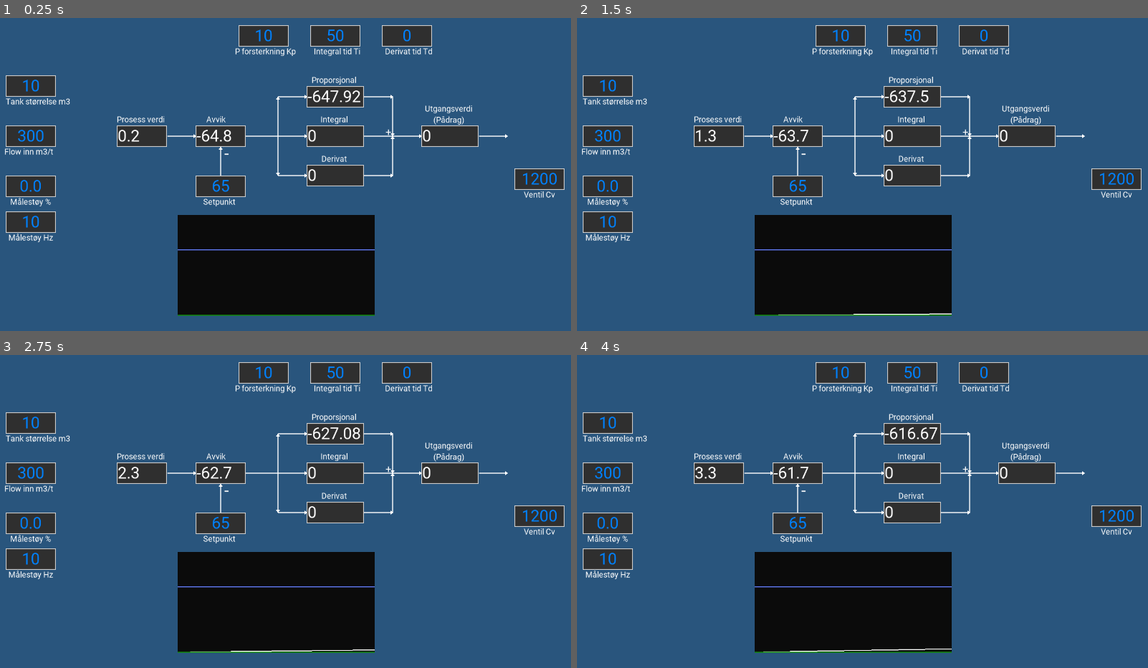
Above: before the commit, frames 1-4 (two rows, left to right).
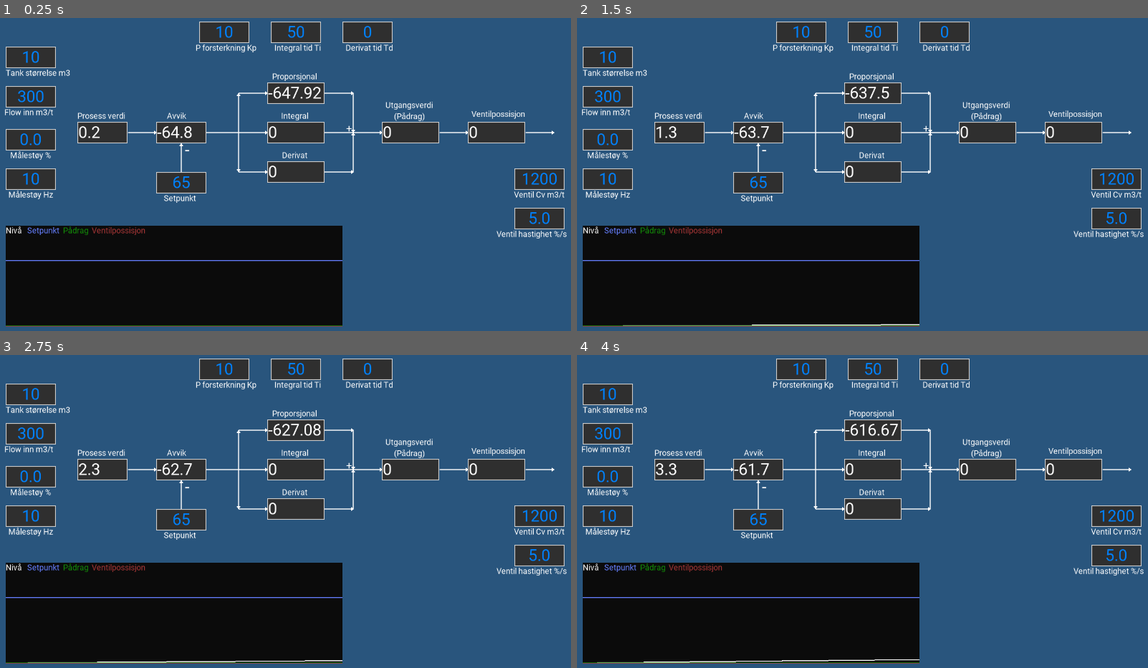
Above: after the commit, the same moments.

Repository: Keroflux/PIDsimulator
Game: Godot game, scene res://PIDsim.tscn
Same seed, same stepped clock (60 frames per second), same inputs: the game is played once before the commit and once after it.
Inputs:
- Up to frame 1 (0.25 s): no input
- Up to frame 2 (1.5 s): no input
- Up to frame 3 (2.75 s): no input
- Up to frame 4 (4 s): no input

The runs differ from the first frame. In frame 1, 30% of the frame differs, in the area x 0-100%, y 1-99%; in frame 2, 30%; in frame 3, 30%; in frame 4, 30%.

Commit message:
Lagt til ventil og ventilhastighet

Diff:
--- a/Derivat.gd
+++ b/Derivat.gd
@@ -9,8 +9,9 @@
 
 func _physics_process(delta: float) -> void:
 	utgangsverdi = ((avvik - forrige_avvik) / delta) * Td * Kp
+	forrige_avvik = avvik
+
 	text = str(stepify(utgangsverdi, 0.01))
-	forrige_avvik = avvik
 
 
 func _on_Td_text_entered(new_text):
--- a/Integral.gd
+++ b/Integral.gd
@@ -17,6 +17,7 @@
 		if ventil.utgang < 99.9 and ventil.utgang > 0.1:
 			utgangsverdi = (utgangsverdi + (avvik * delta * (Kp/Ti)))
 			utgangsverdi = clamp(utgangsverdi, 0, 100)
+
 	text = str(stepify(utgangsverdi, 0.01))
 
 
--- a/Node2D.gd
+++ b/Node2D.gd
@@ -3,16 +3,18 @@
 var lt
 var sp
 var utgang
+var ventil
 
 
 func _ready():
-	lt = get_parent().get_parent().get_node("ProsessVerdi")
-	sp = get_parent().get_parent().get_node("Setpunkt")
-	utgang = get_parent().get_parent().get_node("Pådrag")
+	lt = get_parent().get_node("ProsessVerdi")
+	sp = get_parent().get_node("Setpunkt")
+	utgang = get_parent().get_node("Pådrag")
+	ventil = get_parent().get_node("Ventil")
 
 
 func read_trend():
-	var a = [lt.prosess_verdi, sp.setpunkt, utgang.utgang]
+	var a = [lt.prosess_verdi, sp.setpunkt, utgang.utgang, ventil.ventilpossisjon]
 	return a
 
 
--- a/Node2D.tscn
+++ b/Node2D.tscn
@@ -13,7 +13,7 @@
 [node name="Trend" type="ColorRect" parent="."]
 margin_left = 208.0
 margin_top = 336.0
-margin_right = 648.0
+margin_right = 960.0
 margin_bottom = 560.0
 color = Color( 0.0470588, 0.0470588, 0.0470588, 1 )
 script = ExtResource( 3 )
--- a/PIDsim.tscn
+++ b/PIDsim.tscn
@@ -9,7 +9,9 @@
 [ext_resource path="res://Derivat.gd" type="Script" id=7]
 [ext_resource path="res://Pådrag.gd" type="Script" id=8]
 [ext_resource path="res://PIDsim.gd" type="Script" id=9]
-[ext_resource path="res://Node2D.tscn" type="PackedScene" id=10]
+[ext_resource path="res://Trend.gd" type="Script" id=10]
+[ext_resource path="res://Ventil.gd" type="Script" id=11]
+[ext_resource path="res://Node2D.gd" type="Script" id=12]
 
 [sub_resource type="DynamicFont" id=2]
 size = 36
@@ -44,10 +46,10 @@
 [node name="ProsessVerdi" type="Label" parent="."]
 anchor_right = 1.0
 anchor_bottom = 1.0
-margin_left = 264.0
-margin_top = 240.0
-margin_right = 376.0
-margin_bottom = 288.0
+margin_left = 176.0
+margin_top = 232.0
+margin_right = 288.0
+margin_bottom = 280.0
 custom_fonts/font = SubResource( 2 )
 custom_styles/normal = SubResource( 3 )
 text = "65"
@@ -71,10 +73,10 @@
 [node name="Avvik" type="Label" parent="."]
 anchor_right = 1.0
 anchor_bottom = 1.0
-margin_left = 440.0
-margin_top = 240.0
-margin_right = 552.0
-margin_bottom = 288.0
+margin_left = 352.0
+margin_top = 232.0
+margin_right = 464.0
+margin_bottom = 280.0
 custom_fonts/font = SubResource( 2 )
 custom_styles/normal = SubResource( 3 )
 text = "65"
@@ -137,10 +139,10 @@
 [node name="Setpunkt" type="LineEdit" parent="."]
 anchor_right = 1.0
 anchor_bottom = 1.0
-margin_left = 440.0
-margin_top = 352.0
-margin_right = 552.0
-margin_bottom = 400.0
+margin_left = 352.0
+margin_top = 344.0
+margin_right = 464.0
+margin_bottom = 392.0
 custom_colors/font_color = Color( 0, 0.513726, 1, 1 )
 custom_fonts/font = SubResource( 7 )
 custom_styles/normal = SubResource( 3 )
@@ -167,10 +169,10 @@
 [node name="Proporsjonal" type="Label" parent="."]
 anchor_right = 1.0
 anchor_bottom = 1.0
-margin_left = 688.0
-margin_top = 152.0
-margin_right = 816.0
-margin_bottom = 200.0
+margin_left = 600.0
+margin_top = 144.0
+margin_right = 728.0
+margin_bottom = 192.0
 custom_fonts/font = SubResource( 2 )
 custom_styles/normal = SubResource( 3 )
 text = "65"
@@ -207,10 +209,10 @@
 [node name="Integral" type="Label" parent="."]
 anchor_right = 1.0
 anchor_bottom = 1.0
-margin_left = 688.0
-margin_top = 240.0
-margin_right = 816.0
-margin_bottom = 288.0
+margin_left = 600.0
+margin_top = 232.0
+margin_right = 728.0
+margin_bottom = 280.0
 custom_fonts/font = SubResource( 2 )
 custom_styles/normal = SubResource( 3 )
 text = "65"
@@ -238,10 +240,10 @@
 [node name="Derivat" type="Label" parent="."]
 anchor_right = 1.0
 anchor_bottom = 1.0
-margin_left = 688.0
-margin_top = 328.0
-margin_right = 816.0
-margin_bottom = 376.0
+margin_left = 600.0
+margin_top = 320.0
+margin_right = 728.0
+margin_bottom = 368.0
 custom_fonts/font = SubResource( 2 )
 custom_styles/normal = SubResource( 3 )
 text = "65"
@@ -277,10 +279,10 @@
 [node name="Pådrag" type="Label" parent="."]
 anchor_right = 1.0
 anchor_bottom = 1.0
-margin_left = 944.0
-margin_top = 240.0
-margin_right = 1072.0
-margin_bottom = 288.0
+margin_left = 856.0
+margin_top = 232.0
+margin_right = 984.0
+margin_bottom = 280.0
 custom_fonts/font = SubResource( 2 )
 custom_styles/normal = SubResource( 3 )
 text = "65"
@@ -312,13 +314,43 @@
 align = 1
 valign = 1
 
+[node name="Ventil" type="Label" parent="."]
+anchor_right = 1.0
+anchor_bottom = 1.0
+margin_left = 1048.0
+margin_top = 232.0
+margin_right = 1176.0
+margin_bottom = 280.0
+custom_fonts/font = SubResource( 2 )
+custom_styles/normal = SubResource( 3 )
+text = "65"
+valign = 1
+script = ExtResource( 11 )
+
+[node name="Pil" type="Line2D" parent="Ventil"]
+position = Vector2( 64, 0 )
+points = PoolVector2Array( 65, 24, 128, 24, 124, 21, 124, 27, 128, 24 )
+width = 2.0
+default_color = Color( 1, 1, 1, 1 )
+joint_mode = 2
+
+[node name="Label" type="Label" parent="Ventil"]
+margin_left = 8.0
+margin_top = -40.0
+margin_right = 128.0
+margin_bottom = 7.0
+custom_fonts/font = SubResource( 4 )
+text = "Ventilpossisjon"
+align = 1
+valign = 1
+
 [node name="Kp" type="LineEdit" parent="."]
 anchor_right = 1.0
 anchor_bottom = 1.0
-margin_left = 536.0
-margin_top = 16.0
-margin_right = 648.0
-margin_bottom = 64.0
+margin_left = 448.0
+margin_top = 8.0
+margin_right = 560.0
+margin_bottom = 56.0
 custom_colors/font_color = Color( 0, 0.513726, 1, 1 )
 custom_fonts/font = SubResource( 7 )
 custom_styles/normal = SubResource( 3 )
@@ -338,10 +370,10 @@
 [node name="Ti" type="LineEdit" parent="."]
 anchor_right = 1.0
 anchor_bottom = 1.0
-margin_left = 696.0
-margin_top = 16.0
-margin_right = 808.0
-margin_bottom = 64.0
+margin_left = 608.0
+margin_top = 8.0
+margin_right = 720.0
+margin_bottom = 56.0
 custom_colors/font_color = Color( 0, 0.513726, 1, 1 )
 custom_fonts/font = SubResource( 7 )
 custom_styles/normal = SubResource( 3 )
@@ -361,10 +393,10 @@
 [node name="Td" type="LineEdit" parent="."]
 anchor_right = 1.0
 anchor_bottom = 1.0
-margin_left = 856.0
-margin_top = 16.0
-margin_right = 968.0
-margin_bottom = 64.0
+margin_left = 768.0
+margin_top = 8.0
+margin_right = 880.0
+margin_bottom = 56.0
 custom_colors/font_color = Color( 0, 0.513726, 1, 1 )
 custom_fonts/font = SubResource( 7 )
 custom_styles/normal = SubResource( 3 )
@@ -385,9 +417,9 @@
 anchor_right = 1.0
 anchor_bottom = 1.0
 margin_left = 16.0
-margin_top = 240.0
-margin_right = 128.0
-margin_bottom = 288.0
+margin_top = 152.0
+margin_right = 128.0
+margin_bottom = 200.0
 custom_colors/font_color = Color( 0, 0.513726, 1, 1 )
 custom_fonts/font = SubResource( 7 )
 custom_styles/normal = SubResource( 3 )
@@ -408,9 +440,9 @@
 anchor_right = 1.0
 anchor_bottom = 1.0
 margin_left = 16.0
-margin_top = 128.0
-margin_right = 128.0
-margin_bottom = 176.0
+margin_top = 64.0
+margin_right = 128.0
+margin_bottom = 112.0
 custom_colors/font_color = Color( 0, 0.513726, 1, 1 )
 custom_fonts/font = SubResource( 7 )
 custom_styles/normal = SubResource( 3 )
@@ -445,7 +477,30 @@
 margin_right = 128.0
 margin_bottom = 70.0
 custom_fonts/font = SubResource( 4 )
-text = "Ventil Cv"
+text = "Ventil Cv m3/t"
+align = 1
+valign = 1
+
+[node name="VentilHastighet" type="LineEdit" parent="."]
+anchor_right = 1.0
+anchor_bottom = 1.0
+margin_left = 1152.0
+margin_top = 424.0
+margin_right = 1264.0
+margin_bottom = 472.0
+custom_colors/font_color = Color( 0, 0.513726, 1, 1 )
+custom_fonts/font = SubResource( 7 )
+custom_styles/normal = SubResource( 3 )
+text = "5.0"
+align = 1
+
+[node name="Label" type="Label" parent="VentilHastighet"]
+margin_left = -40.0
+margin_top = 48.0
+margin_right = 117.0
+margin_bottom = 70.0
+custom_fonts/font = SubResource( 4 )
+text = "Ventil hastighet %/s"
 align = 1
 valign = 1
 
@@ -453,9 +508,9 @@
 anchor_right = 1.0
 anchor_bottom = 1.0
 margin_left = 16.0
-margin_top = 352.0
-margin_right = 128.0
-margin_bottom = 400.0
+margin_top = 248.0
+margin_right = 128.0
+margin_bottom = 296.0
 custom_colors/font_color = Color( 0, 0.513726, 1, 1 )
 custom_fonts/font = SubResource( 7 )
 custom_styles/normal = SubResource( 3 )
@@ -476,9 +531,9 @@
 anchor_right = 1.0
 anchor_bottom = 1.0
 margin_left = 16.0
-margin_top = 432.0
-margin_right = 128.0
-margin_bottom = 480.0
+margin_top = 336.0
+margin_right = 128.0
+margin_bottom = 384.0
 custom_colors/font_color = Color( 0, 0.513726, 1, 1 )
 custom_fonts/font = SubResource( 7 )
 custom_styles/normal = SubResource( 3 )
@@ -496,9 +551,79 @@
 valign = 1
 
 [node name="Trend" type="Node2D" parent="."]
-
-[node name="Node2D" parent="Trend" instance=ExtResource( 10 )]
-position = Vector2( 192, 104 )
+position = Vector2( -192, 128 )
+script = ExtResource( 12 )
+
+[node name="Timer" type="Timer" parent="Trend"]
+wait_time = 0.1
+autostart = true
+
+[node name="Trend" type="ColorRect" parent="Trend"]
+margin_left = 208.0
+margin_top = 336.0
+margin_right = 960.0
+margin_bottom = 560.0
+color = Color( 0.0470588, 0.0470588, 0.0470588, 1 )
+script = ExtResource( 10 )
+
+[node name="Level" type="Line2D" parent="Trend/Trend"]
+position = Vector2( 0, 224 )
+width = 2.0
+default_color = Color( 1, 1, 1, 1 )
+
+[node name="Setpunkt" type="Line2D" parent="Trend/Trend"]
+position = Vector2( 0, 224 )
+width = 2.0
+default_color = Color( 0.4, 0.501961, 1, 1 )
+
+[node name="Utgang" type="Line2D" parent="Trend/Trend"]
+position = Vector2( 0, 224 )
+width = 2.0
+default_color = Color( 0.0745098, 0.560784, 0.0313726, 1 )
+
+[node name="Ventil" type="Line2D" parent="Trend/Trend"]
+position = Vector2( 0, 224 )
+width = 1.0
+default_color = Color( 0.662745, 0.215686, 0.215686, 1 )
+
+[node name="Nivå" type="Label" parent="Trend"]
+margin_left = 208.0
+margin_top = 336.0
+margin_right = 352.0
+margin_bottom = 358.0
+custom_fonts/font = SubResource( 4 )
+text = "Nivå"
+valign = 1
+
+[node name="Setpunkt" type="Label" parent="Trend"]
+self_modulate = Color( 0.4, 0.501961, 1, 1 )
+margin_left = 256.0
+margin_top = 336.0
+margin_right = 400.0
+margin_bottom = 358.0
+custom_fonts/font = SubResource( 4 )
+text = "Setpunkt"
+valign = 1
+
+[node name="Pådrag" type="Label" parent="Trend"]
+self_modulate = Color( 0.0745098, 0.560784, 0.0313726, 1 )
+margin_left = 336.0
+margin_top = 336.0
+margin_right = 480.0
+margin_bottom = 358.0
+custom_fonts/font = SubResource( 4 )
+text = "Pådrag"
+valign = 1
+
+[node name="Ventil" type="Label" parent="Trend"]
+self_modulate = Color( 0.662745, 0.215686, 0.215686, 1 )
+margin_left = 400.0
+margin_top = 336.0
+margin_right = 544.0
+margin_bottom = 358.0
+custom_fonts/font = SubResource( 4 )
+text = "Ventilpossisjon"
+valign = 1
 
 [connection signal="text_entered" from="Setpunkt" to="Setpunkt" method="_on_Setpunkt_text_entered"]
 [connection signal="text_entered" from="Kp" to="Proporsjonal" method="_on_Kp_text_entered"]
@@ -508,6 +633,8 @@
 [connection signal="text_entered" from="Td" to="Derivat" method="_on_Td_text_entered"]
 [connection signal="text_entered" from="InnFlow" to="." method="_on_InnFlow_text_entered"]
 [connection signal="text_entered" from="TankSize" to="." method="_on_TankSize_text_entered"]
-[connection signal="text_entered" from="VentilSize" to="Pådrag" method="_on_VentilSize_text_entered"]
+[connection signal="text_entered" from="VentilSize" to="Ventil" method="_on_VentilSize_text_entered"]
+[connection signal="text_entered" from="VentilHastighet" to="Ventil" method="_on_VentilHastighet_text_entered"]
 [connection signal="text_entered" from="Målestøy" to="." method="_on_Mlesty_text_entered"]
 [connection signal="text_entered" from="MålestøyHZ" to="." method="_on_MlestyHZ_text_entered"]
+[connection signal="timeout" from="Trend/Timer" to="Trend" method="_on_Timer_timeout"]
--- a/Pådrag.gd
+++ b/Pådrag.gd
@@ -4,19 +4,15 @@
 var p: float = 0.0
 var i: float = 0.0
 var d: float = 0.0
-var cv: float = 1200.0
-var flow: float = 0.0
 var proporsjonal
 var integral
 var derivat
-var separator
 
 
 func _ready():
 	proporsjonal = get_parent().get_node("Proporsjonal")
 	integral = get_parent().get_node("Integral")
 	derivat = get_parent().get_node("Derivat")
-	separator = get_parent()
 
 
 func _physics_process(delta: float) -> void:
@@ -25,10 +21,4 @@
 	d = derivat.utgangsverdi
 	utgang = p + i + d
 	utgang = clamp(utgang, 0, 100)
-	flow = cv * (utgang / 100)
-	separator.outflow = flow
 	text = str(stepify(utgang, 0.1))
-
-
-func _on_VentilSize_text_entered(new_text):
-	cv = float(new_text)
--- a/Trend.gd
+++ b/Trend.gd
@@ -3,6 +3,7 @@
 var level = []
 var sp = []
 var utgang = []
+var ventil = []
 var distance
 var newDistx = 0
 var scaleY = 0
@@ -46,6 +47,8 @@
 	$Level.clear_points()
 	$Setpunkt.clear_points()
 	$Utgang.clear_points()
+	$Ventil.clear_points()
+
 	for i in level:
 		$Level.add_point(Vector2(newDistx, (-i + minValue) * scaleY))
 		newDistx += distance
@@ -57,16 +60,24 @@
 	for i in utgang:
 		$Utgang.add_point(Vector2(newDistx, (-i + minValue) * scaleY))
 		newDistx += distance
+	newDistx = 0
+	for i in ventil:
+		$Ventil.add_point(Vector2(newDistx, (-i + minValue) * scaleY))
+		newDistx += distance
 
 
 func redraw_trend(data_point):
-	if level.size() > 500:
+	if level.size() > 1500:
 		level.pop_front()
 		sp.pop_front()
 		utgang.pop_front()
+		ventil.pop_front()
+
 	level.append(data_point[0])
 	sp.append(data_point[1])
 	utgang.append(data_point[2])
+	ventil.append(data_point[3])
+
 	if level.size() > 1:
 		calculate_point_distance()
 #		find_max()
--- /dev/null
+++ b/Ventil.gd
@@ -0,0 +1,36 @@
+extends Label
+
+var ventilpossisjon: float = 0.0
+var ventilhastighet: float = 5.0
+var cv: float = 1200.0
+var flow: float = 0.0
+var regulator
+var separator
+
+
+func _ready():
+	regulator = get_parent().get_node("Pådrag")
+	separator = get_parent()
+
+
+func _physics_process(delta: float) -> void:
+	if ventilhastighet <= 0:
+		ventilpossisjon = regulator.utgang
+	else:
+		if ventilpossisjon < regulator.utgang:
+			ventilpossisjon += delta * ventilhastighet
+		elif ventilpossisjon > regulator.utgang:
+			ventilpossisjon -= delta * ventilhastighet
+
+	flow = cv * (ventilpossisjon / 100)
+	separator.outflow = flow
+
+	text = str(stepify(ventilpossisjon, 0.01))
+
+
+func _on_VentilSize_text_entered(new_text):
+	cv = float(new_text)
+
+
+func _on_VentilHastighet_text_entered(new_text):
+	ventilhastighet = float(new_text)
Not shown: 1 places in PIDsim.tscn that only renumber resources
